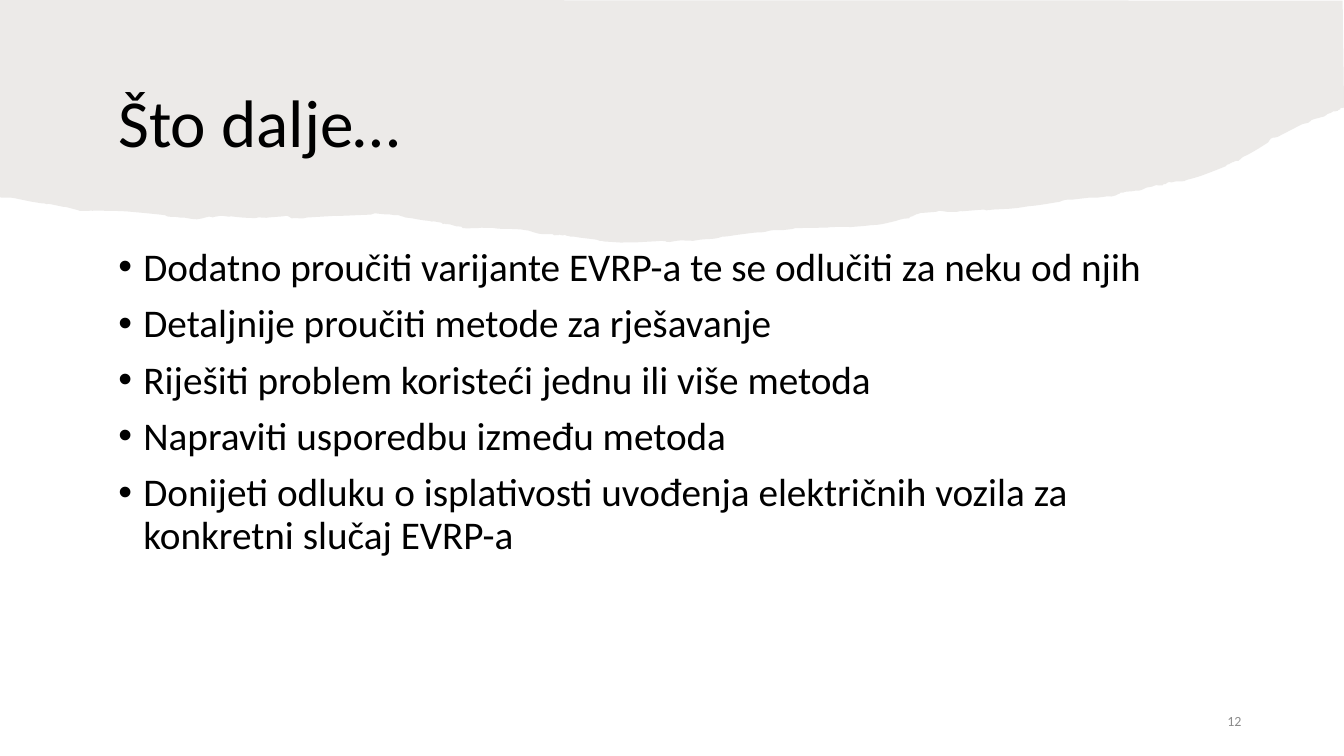
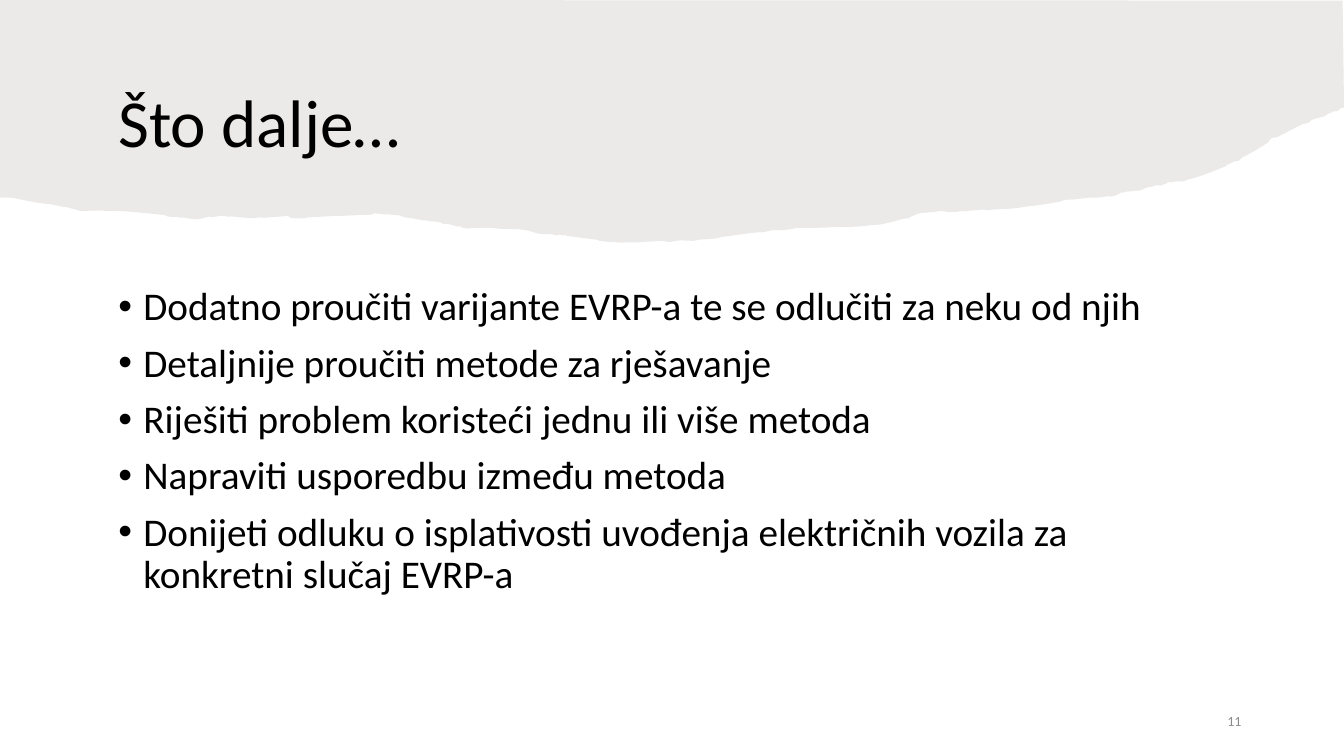
Before and after one commit to TinJukic/Seminar-2, a slide deck: slide 11 of Rješavanje problema usmjeravanja električnih vozila - Tin Jukić.pptx (slide 12 before the commit). Drawn at 1344x756 pixels with LibreOffice and Linux fonts; fonts in the diff are those of the drawing. Boxes give left, top, right and bottom in pixels: in the first picture for what was removed or moved away, otherwise in the second. Text is boxed around its words. In the diff, an @@ line names an element or a change of style, - is before the commit and + after.

```diff
--- a/Rješavanje problema usmjeravanja električnih vozila - Tin Jukić.pptx
+++ b/Rješavanje problema usmjeravanja električnih vozila - Tin Jukić.pptx
@@ text "Dodatno proučiti varijante EVRP-a te ...": place and size @@
-text "Dodatno proučiti varijante EVRP-a te ..." at box(143, 253, 1140, 556)
+text "Dodatno proučiti varijante EVRP-a te ..." at box(143, 292, 1140, 595)
@@ text "Dodatno proučiti varijante EVRP-a te ..." at box(143, 292, 1140, 595): vertical alignment top to middle @@
@@ page number at box(1227, 717, 1241, 726): text changed @@
-12
+11
```
Also in this commit, not shown: 2 other slides changed, 1 slide removed.
